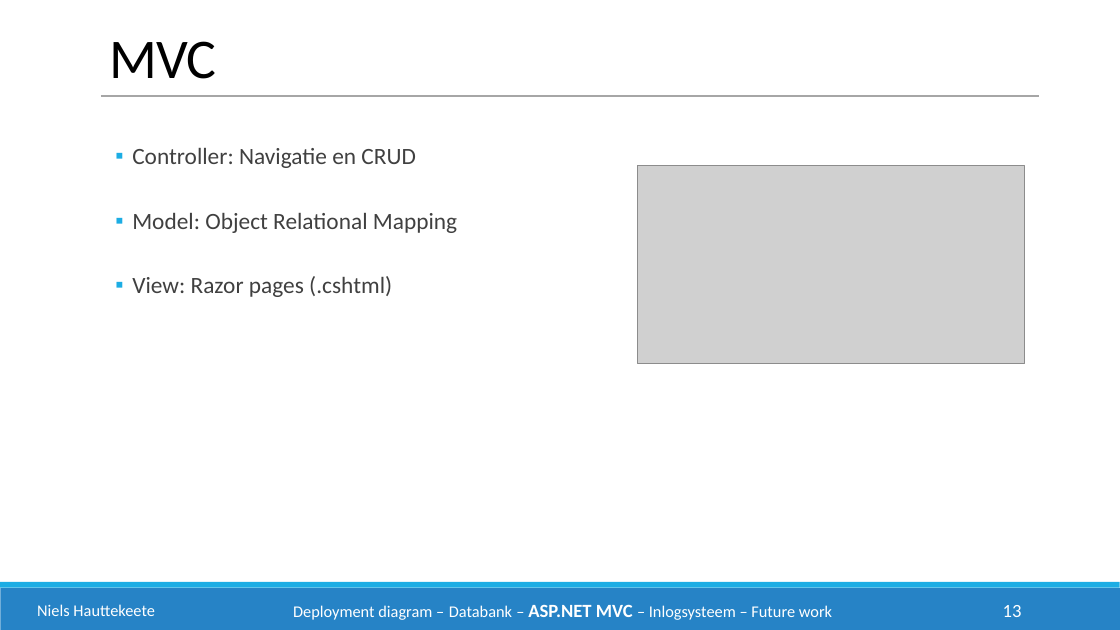
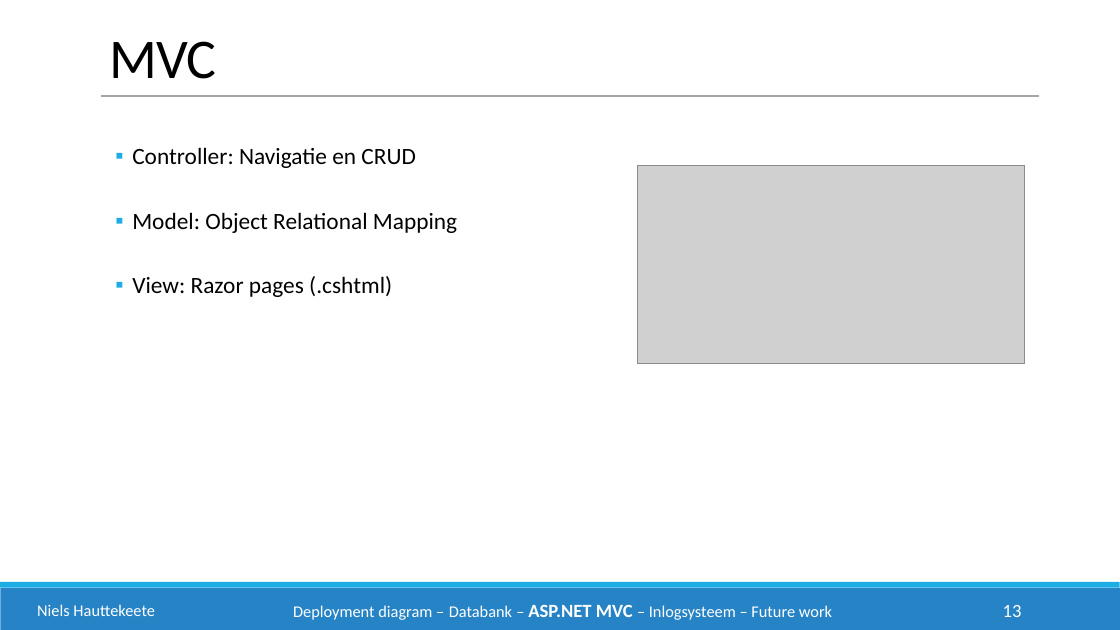
Before and after one commit to philipkukoba/Bachelors-Dissertation-DroneWebApp, a slide deck: slide 13 of documenten/Technische presentatie klant/Technische presentatie klant.pptx. Drawn at 1120x630 pixels with LibreOffice and Linux fonts; fonts in the diff are those of the drawing; grey boxes stand for pictures. Boxes give left, top, right and bottom in pixels: in the first picture for what was removed or moved away, otherwise in the second. Text is boxed around its words. In the diff, an @@ line names an element or a change of style, - is before the commit and + after.

```diff
--- a/documenten/Technische presentatie klant/Technische presentatie klant.pptx
+++ b/documenten/Technische presentatie klant/Technische presentatie klant.pptx
@@ text "Controller: Navigatie en CRUD" at <box>132,147,457,297</box>: text colour #404040 to #000000 @@
```
Also in this commit, not shown: 1 other slide changed, 1 slide added.
